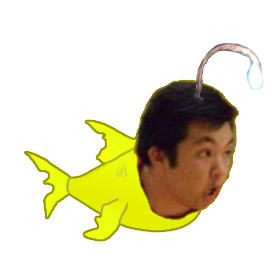
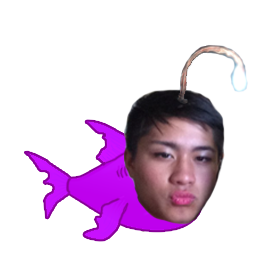
Comparing the layer stacks of the two 280px x 280px images. Changes:
added group "Carl" with 5 layers above "Jerald" over [24, 42, 264, 242]
added layer "Bulb copy" (1st of 2, in "Carl") in group "Carl" over [175, 44, 249, 105]
added layer "Layer 3" in group "Carl" over [124, 89, 226, 232]
added layer "Layer 2" (2nd of 3, in "Carl") in group "Carl" over [65, 143, 142, 226]
added layer "Layer 1" (2nd of 3, in "Carl") (93%) in group "Carl" over [24, 42, 264, 242]
added layer "Fish" (2nd of 3, in "Carl") in group "Carl" over [25, 121, 206, 240]
hid group "Jerald" (5 layers) over [25, 42, 264, 242]
